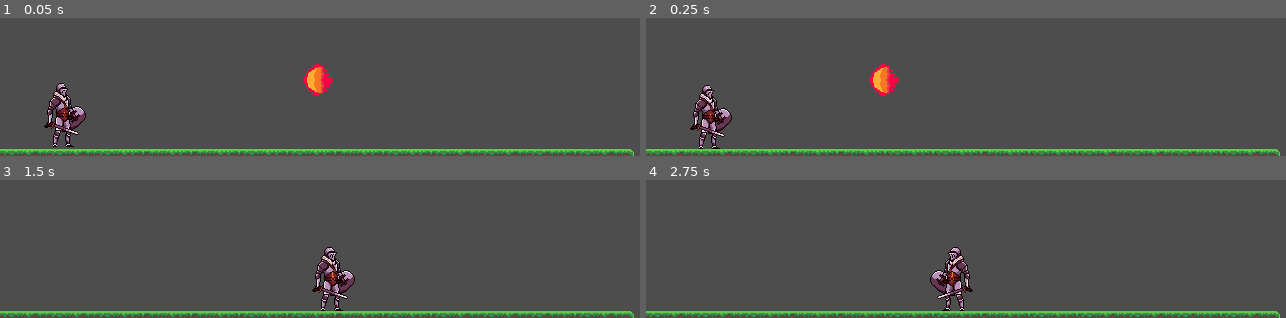
Above: before the commit, frames 1-4 (two rows, left to right).
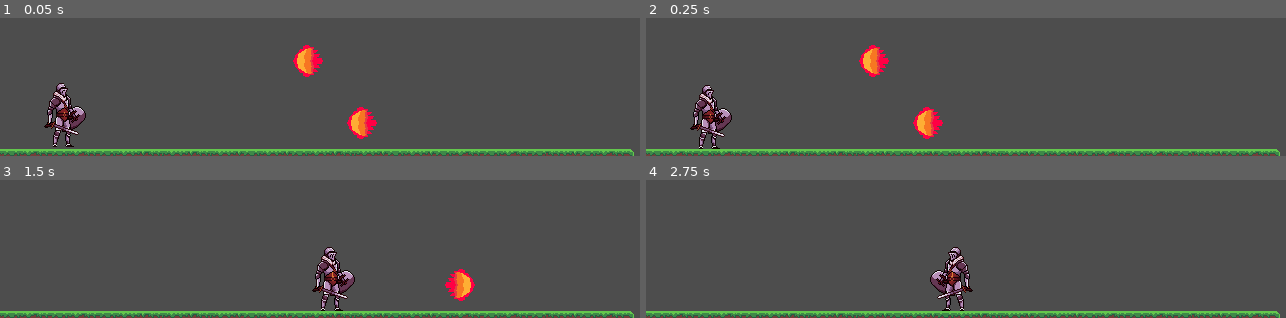
Above: after the commit, the same moments.

Repository: oscariolo/Elemento
Game: Godot game, scene res://levels/testlevel.tscn
The game is run twice, just before and just after one commit, with the same random seed, the same clock (stepped at 60 frames per second) and the same inputs.
Inputs:
- Up to frame 1 (0.05 s): no input
- Up to frame 2 (0.25 s): no input
- Up to frame 3 (1.5 s): hold Right (move_right) from 0.53 s (still down); tap X (attack) at 0.6 s; tap Space (jump) at 0.77 s; tap Down (look_down) at 1.35 s
- Up to frame 4 (2.75 s): tap Space (jump) at 1.52 s; release Right (move_right) at 2.03 s; hold Left (move_left) from 2.03 s (still down); tap Up (look_up) at 2.1 s

The runs differ from the first frame. In frame 1, 1.9% of the frame differs, in the area x 45-59%, y 19-88%; in frame 2, 1.9%; in frame 3, 0.7%; in frame 4, nothing differs.

Commit message:
MOD-fixed overlapping detection by changing value of monitoring in player hitbox

Diff:
--- a/hazards/FireBall/fire_ball.gd
+++ b/hazards/FireBall/fire_ball.gd
@@ -1,6 +1,6 @@
 extends Node2D
-var direction: Vector2
-var speed: float
+@export var direction: Vector2 = Vector2.LEFT
+@export var speed: float = 400
 
 # Called when the node enters the scene tree for the first time.
 func _ready() -> void:
--- a/levels/testlevel.tscn
+++ b/levels/testlevel.tscn
@@ -88,4 +88,8 @@
 tile_set = SubResource("TileSet_f7tt3")
 
 [node name="FireBall3" parent="." instance=ExtResource("4_uavgm")]
-position = Vector2(335, 283)
+position = Vector2(379, 326)
+speed = 100.0
+
+[node name="FireBall4" parent="." instance=ExtResource("4_uavgm")]
+position = Vector2(325, 264)
--- a/player/ElementPowers/rock/rock_element_component.gd
+++ b/player/ElementPowers/rock/rock_element_component.gd
@@ -1,26 +1,38 @@
 extends Element
-var active:bool = true
+var armor_is_active:bool = true
 @export var player:CharacterBody2D
+var player_hitbox:Area2D
 
 func load_properties(properties):
-	player = properties[0].get_parent()
+	player_hitbox = properties[0]
+	player = player_hitbox.get_parent()
 	var armorShape = RectangleShape2D.new()
-	armorShape.set_size(player.playerSize + Vector2(2,0)) #slighlty bigger hitbox to avoid overlapping detection
+	armorShape.set_size(player.playerSize)
 	$ArmorHitbox/CollisionShape2D.shape = armorShape
+	player.get_child(0).monitoring = false
 
 
 func _physics_process(delta: float) -> void:
 	$ArmorHitbox.global_position = player.global_position
 
 
+func regenerate_armor():
+	print("armor regenerate")
+	player_hitbox.monitoring = false
+	armor_is_active = true
+
+func break_armor():
+	print("armor broke")
+	$ArmorCooldownTimer.start()
+	player_hitbox.monitoring = true
+	armor_is_active = false
+
 func _on_armor_hitbox_area_entered(area: Area2D) -> void:
-	if active:
+	if armor_is_active:
 		var object = area.get_parent()
 		if object.is_in_group('Projectile'):
 			object.die()
-			active = false
-			$ArmorCooldownTimer.start()
-
+			break_armor()
 
 func _on_armor_cooldown_timer_timeout() -> void:
-	active = true
+	regenerate_armor()
--- a/player/player.gd
+++ b/player/player.gd
@@ -23,9 +23,11 @@
 		$AnimatedSprite2D.flip_h = false
 
 func player_hit():
-	life -= 1
-	if life == 0:
-		queue_free()
+	print("player hit")
+
+
 
 func _on_hitbox_area_entered(area: Area2D) -> void:
 	var object = area.get_parent()
+	if object.is_in_group('Projectile'):
+		player_hit()
--- a/player/player.tscn
+++ b/player/player.tscn
@@ -4,6 +4,8 @@
 [ext_resource type="PackedScene" uid="uid://by3ur6to51boi" path="res://player/player_movement_component.tscn" id="3_hfk1g"]
 [ext_resource type="Texture2D" uid="uid://bydrvankvgwk6" path="res://player/assets/KnightPlaceholder/Knight_3/Idle.png" id="4_tmsuc"]
 [ext_resource type="Script" path="res://player/abilities.gd" id="4_uf1ti"]
+
+[sub_resource type="RectangleShape2D" id="RectangleShape2D_wxi84"]
 
 [sub_resource type="RectangleShape2D" id="RectangleShape2D_w1ynr"]
 size = Vector2(43, 65)
@@ -44,10 +46,15 @@
 "speed": 5.0
 }]
 
-[sub_resource type="RectangleShape2D" id="RectangleShape2D_wxi84"]
-
 [node name="Player" type="CharacterBody2D"]
 script = ExtResource("1_w6lh7")
+
+[node name="Hitbox" type="Area2D" parent="."]
+collision_mask = 40
+
+[node name="CollisionShape2D" type="CollisionShape2D" parent="Hitbox"]
+shape = SubResource("RectangleShape2D_wxi84")
+debug_color = Color(0.129143, 0.558869, 0.868752, 0.42)
 
 [node name="PlayerMovementComponent" parent="." node_paths=PackedStringArray("player") instance=ExtResource("3_hfk1g")]
 player = NodePath("..")
@@ -64,11 +71,4 @@
 sprite_frames = SubResource("SpriteFrames_51ngk")
 frame_progress = 0.623051
 
-[node name="Hitbox" type="Area2D" parent="."]
-collision_mask = 40
-
-[node name="CollisionShape2D" type="CollisionShape2D" parent="Hitbox"]
-shape = SubResource("RectangleShape2D_wxi84")
-debug_color = Color(0.129143, 0.558869, 0.868752, 0.42)
-
 [connection signal="area_entered" from="Hitbox" to="." method="_on_hitbox_area_entered"]
